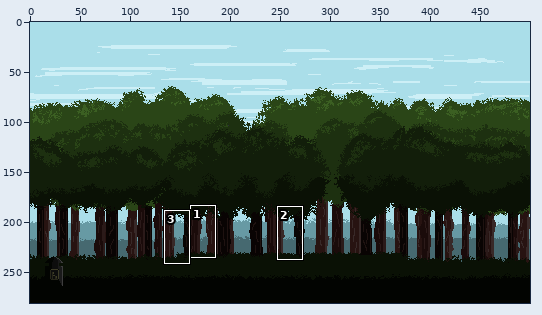
One commit to this sprite sheet: src/LostAndFound.Core/Assets/Data/Regions/Forest.png. Above: a wide view before the commit, with the close-up outlined.
Close-up. Before the commit:
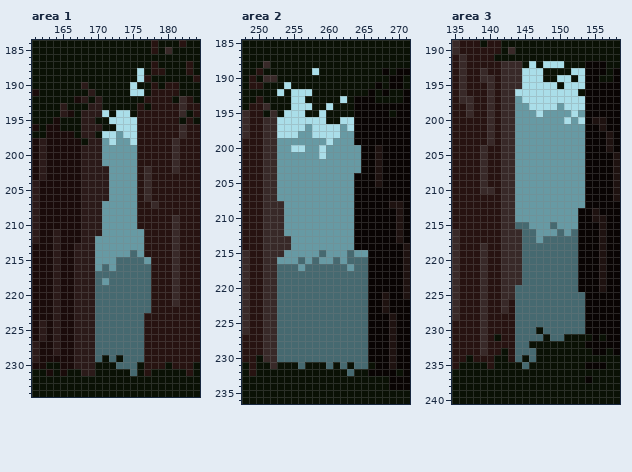
The file is 500x281 pixels. Colours within 5 levels of each other are drawn and written as one. Shown: area 1: x 161..184, y 184..234; area 2: x 248..271, y 185..236; area 3: x 135..158, y 189..240. The commit also changed other parts of the picture, which this record leaves out.
New version:
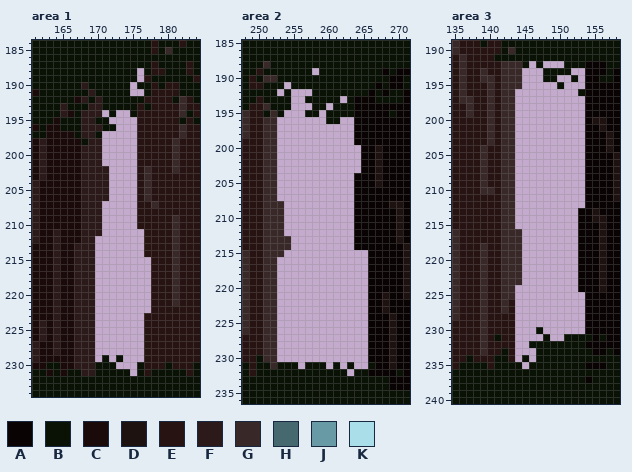
Palette (. is transparent): A #090403  B #0a1105  C #1a0b0a  D #1e1210  E #271311  F #2b1a19  G #382928  H #466970  J #679aa4  K #aadee9
From old to new:
Changed rows in their new state; - is an unchanged pixel.
Area 1:
first column x 170:
188 ------.-
189 ------.-
190 -----.--
191 -----..-
194 -.-..---
195 --....--
196 ---...--
197 -.....--
198 -.....--
199 -.....--
200 -.....--
201 -.....--
202 --....--
203 --....--
204 --....--
205 --....--
206 --....--
207 -.....--
208 -.....--
209 -.....--
210 -.....--
211 -......-
212 .......-
213 .......-
214 .......-
215 ........
216 ........
217 ........
218 ........
219 ........
220 ........
221 ........
222 ........
223 .......-
224 .......-
225 .......-
226 .......-
227 .......-
228 .......-
229 .-.-...-
230 ---...--
231 -----.--
Area 2:
first column x 253:
189 -----.-------
191 -.-----------
192 .-...--------
193 --..-----.---
194 --...--.-----
195 -...--.------
196 .......--..--
197 ...........--
198 ...........--
199 ...........--
200 ............-
201 ............-
202 ............-
203 ............-
204 ...........--
205 ...........--
206 ...........--
207 ...........--
208 -..........--
209 -..........--
210 -..........--
211 -..........--
212 -..........--
213 --.........--
214 --.........--
215 -............
216 .............
217 .............
218 .............
219 .............
220 .............
221 .............
222 .............
223 .............
224 .............
225 .............
226 .............
227 .............
228 .............
229 .............
230 .............
231 ---.---.-.-..
232 ----------.--
Area 3:
first column x 144:
192 --.-...---
193 -...----..
194 -...--..-.
195 -.....-...
196 .........-
197 ..........
198 ..........
199 ..........
200 ..........
201 ..........
202 ..........
203 ..........
204 ..........
205 ..........
206 ..........
207 ..........
208 ..........
209 ..........
210 ..........
211 ..........
212 ..........
213 .........-
214 .........-
215 .........-
216 -........-
217 -........-
218 -........-
219 -........-
220 -........-
221 -........-
222 -........-
223 -........-
224 .........-
225 ..........
226 ..........
227 ..........
228 ..........
229 ..........
230 ...-......
231 ....-..---
232 ..--------
233 ...-------
234 .-.-------
235 -.--------
Changed places in both close-ups, as pixel boxes (x1, y1, x2, y2):
erased: (95, 68, 151, 376)
erased: (277, 68, 368, 376)
erased: (515, 61, 585, 369)
